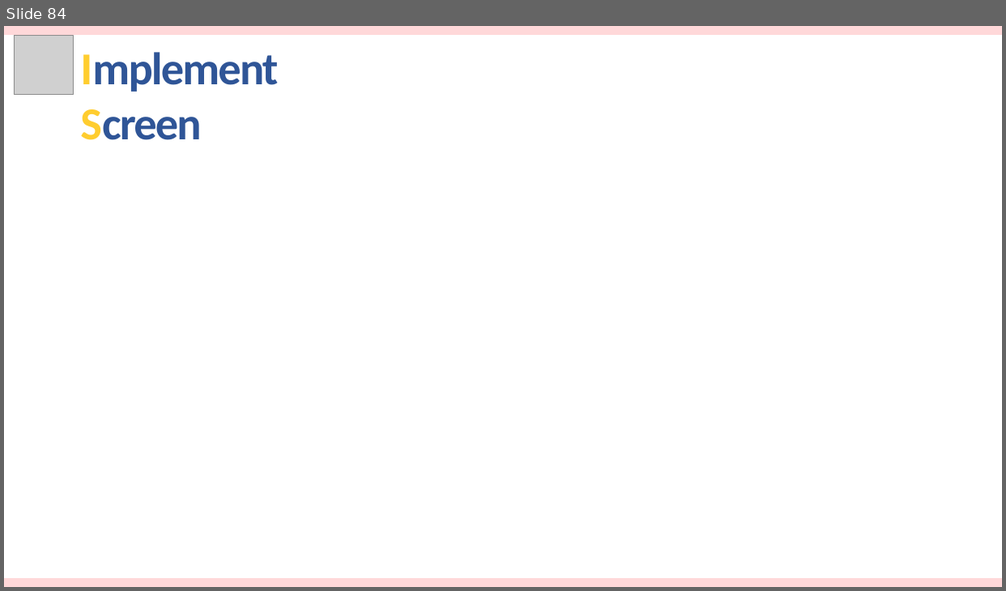
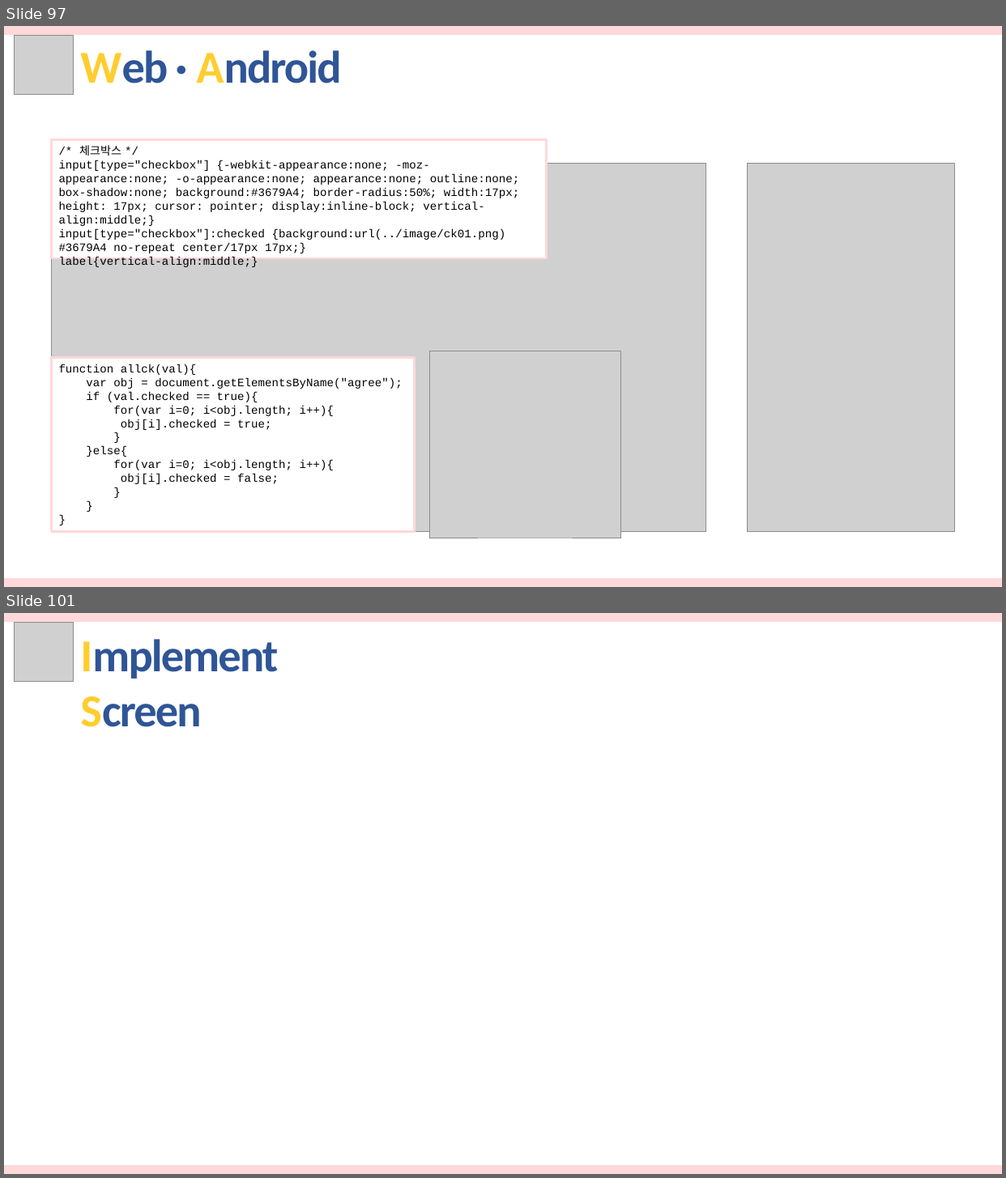
Before and after one commit to hhsw07/ezen-academy-projects, a slide deck: 발표자료/3차/반려동물관리서비스.pptx. Shown one above the other, each under a label of ours: slide 84 before the commit, slides 97 and 101 after it; the slides between them are not shown. The pictures are 1006x591 and 1006x1178 pixels, drawn with LibreOffice and Linux fonts; fonts in the diff are those of the drawing; grey boxes stand for pictures. Boxes give left, top, right and bottom in pixels: in the first picture for what was removed or moved away, otherwise in the second. Text is boxed around its words. In the diff, an @@ line names an element or a change of style, - is before the commit and + after.

```diff
--- a/발표자료/3차/반려동물관리서비스.pptx
+++ b/발표자료/3차/반려동물관리서비스.pptx
@@ slide 97 added at bbox=[4, 26, 1002, 587], background #FFFFFF @@
@@ rectangle added at bbox=[4, 26, 1002, 35], fill #FFD8D9 @@
@@ picture added at bbox=[15, 36, 74, 95] @@
@@ text added at bbox=[80, 50, 341, 84], 44 pt, text #2F5597, bold @@
+Web · Android
@@ rectangle added at bbox=[51, 140, 546, 258], fill #FFFFFF, outline #FFD8D9 2.25 pt, 11 pt, text #000000 @@
+/* 체크박스 */
+input[type="checkbox"] {-webkit-appearance:none; -moz-appearance:none; -o-appearance:none; appearance:none; outline:none; box-shadow:none; background:#3679A4; border-radius:50%; width:17px; height: 17px; cursor: pointer; display:inline-block; vertical-align:middle;}
+input[type="checkbox"]:checked {background:url(../image/ck01.png) #3679A4 no-repeat center/17px 17px;}
+label{vertical-align:middle;}
@@ picture added at bbox=[51, 163, 706, 531] @@
@@ picture added at bbox=[748, 163, 955, 531] @@
@@ rectangle added at bbox=[51, 357, 414, 531], fill #FFFFFF, outline #FFD8D9 2.25 pt, 11 pt, text #000000 @@
+function allck(val){
+var obj = document.getElementsByName("agree");
+if (val.checked == true){
+for(var i=0; i<obj.length; i++){
+obj[i].checked = true;
+}
+}else{
+for(var i=0; i<obj.length; i++){
+obj[i].checked = false;
+}
+}
+}
@@ picture added at bbox=[430, 352, 621, 538] @@
@@ rectangle added at bbox=[4, 578, 1002, 587], fill #FFD8D9 @@
@@ what was slide 84 is now slide 101 @@
```
Also in this commit, not shown: 16 other slides added.
